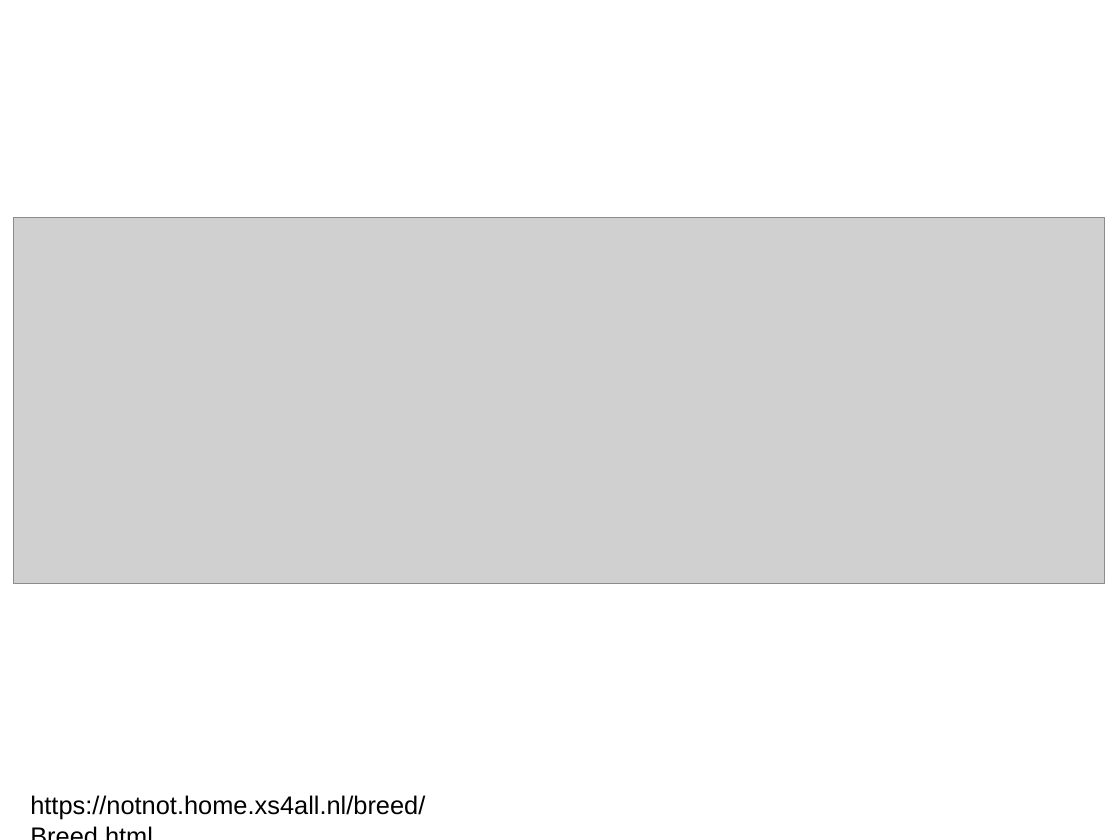
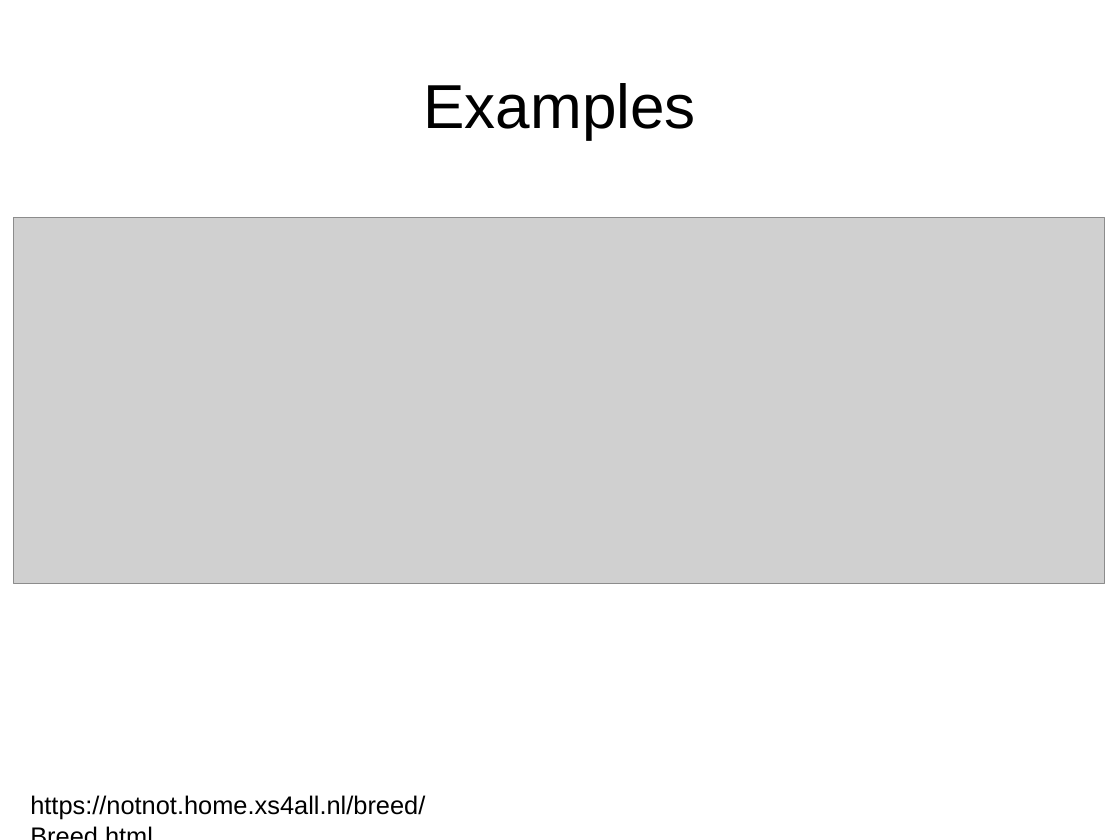
Before and after one commit to trevisanj/pinga, a slide deck: slide 7 of slides.odp (slide 9 before the commit). Drawn at 1120x840 pixels with LibreOffice and Linux fonts; fonts in the diff are those of the drawing; grey boxes stand for pictures. Boxes give left, top, right and bottom in pixels: in the first picture for what was removed or moved away, otherwise in the second. Text is boxed around its words. In the diff, an @@ line names an element or a change of style, - is before the commit and + after.

```diff
--- a/slides.odp
+++ b/slides.odp
@@ title added at <box>424,83,696,139</box>, 44 pt, text #000000 @@
+Examples
```
Also in this commit, not shown: 4 other slides changed, 4 slides added, 4 slides removed, 1 other file.
